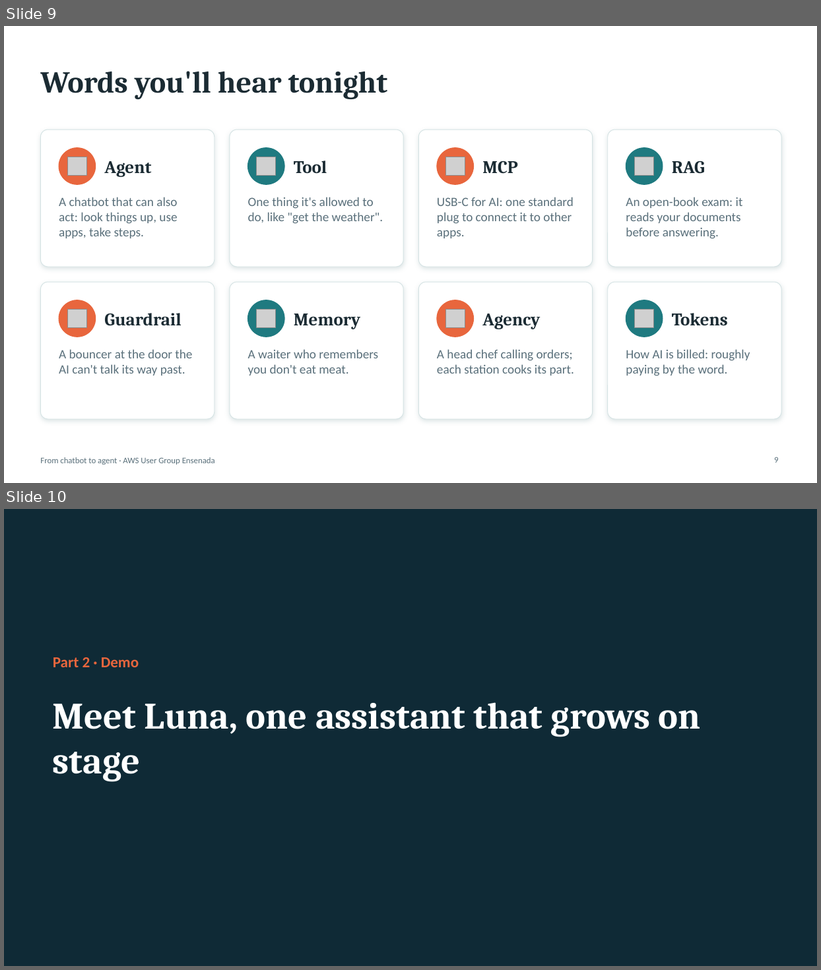
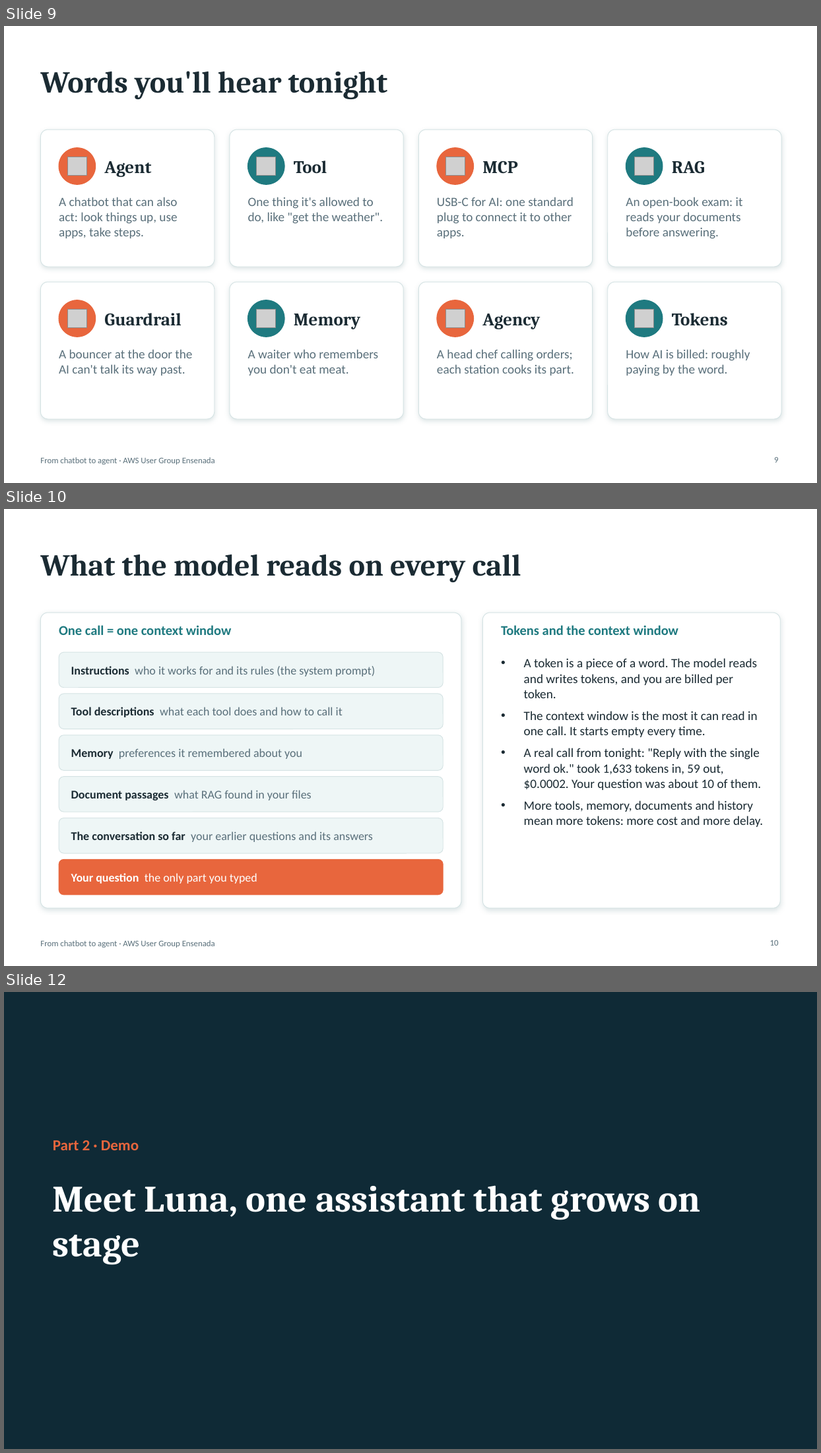
Before and after one commit to aws-ug-ensenada/claude-on-aws-ensenada, a slide deck: docs/slides/claude-on-aws-ensenada.pptx. Shown one above the other, each under a label of ours: slides 9 and 10 before the commit, slides 9, 10 and 12 after it; the slides between them are not shown. The pictures are 821x970 and 821x1453 pixels, drawn with LibreOffice and Linux fonts; fonts in the diff are those of the drawing; grey boxes stand for pictures. Boxes give left, top, right and bottom in pixels: in the first picture for what was removed or moved away, otherwise in the second. Text is boxed around its words. In the diff, an @@ line names an element or a change of style, - is before the commit and + after.

```diff
--- a/docs/slides/claude-on-aws-ensenada.pptx
+++ b/docs/slides/claude-on-aws-ensenada.pptx
@@ slide 10 added at box(4, 509, 817, 966), background #FFFFFF; not listed: 1 template element that a slide beside it also shows @@
@@ title added at box(40, 555, 521, 582), 36 pt, text #1B2B33, bold @@
+What the model reads on every call
@@ rounded rectangle added at box(40, 613, 461, 908), fill #FFFFFF, outline #D5E3E4 0.75 pt @@
@@ text added at box(59, 625, 231, 635), 16 pt, text #1F7A80, bold @@
+One call = one context window
@@ rounded rectangle added at box(483, 613, 781, 908), fill #FFFFFF, outline #D5E3E4 0.75 pt @@
@@ text added at box(501, 625, 679, 635), 16 pt, text #1F7A80, bold @@
+Tokens and the context window
@@ rounded rectangle added at box(59, 652, 443, 688), fill #EEF6F6, outline #D5E3E4 0.75 pt @@
@@ text added at box(71, 666, 375, 677), 14 pt, text #5A707B @@
+Instructions who it works for and its rules (the system prompt)
@@ text added at box(524, 658, 763, 827), 15 pt, text #1B2B33 @@
+• A token is a piece of a word. The model reads and writes tokens, and you are billed per token.
+• The context window is the most it can read in one call. It starts empty every time.
+• A real call from tonight: "Reply with the single word ok." took 1,633 tokens in, 59 out, $0.0002. Your question was about 10 of them.
+• More tools, memory, documents and history mean more tokens: more cost and more delay.
@@ rounded rectangle added at box(59, 694, 443, 729), fill #EEF6F6, outline #D5E3E4 0.75 pt @@
@@ text added at box(71, 707, 343, 718), 14 pt, text #5A707B @@
+Tool descriptions what each tool does and how to call it
@@ rounded rectangle added at box(59, 735, 443, 770), fill #EEF6F6, outline #D5E3E4 0.75 pt @@
@@ text added at box(71, 749, 302, 759), 14 pt, text #5A707B @@
+Memory preferences it remembered about you
@@ rounded rectangle added at box(59, 777, 443, 812), fill #EEF6F6, outline #D5E3E4 0.75 pt @@
@@ text added at box(71, 790, 312, 801), 14 pt, text #5A707B @@
+Document passages what RAG found in your files
@@ rounded rectangle added at box(59, 819, 443, 854), fill #EEF6F6, outline #D5E3E4 0.75 pt @@
@@ text added at box(71, 832, 373, 842), 14 pt, text #5A707B @@
+The conversation so far your earlier questions and its answers
@@ rounded rectangle added at box(59, 859, 443, 895), fill #E8663D, outline #E8663D 0.75 pt @@
@@ text added at box(71, 873, 257, 884), 14 pt, text #FFFFFF @@
+Your question the only part you typed
@@ page number added at box(770, 940, 779, 946), 10 pt, text #5A707B @@
+10
@@ what was slide 10 is now slide 12 @@
```
Also in this commit, not shown: 1 slide changed, 2 other slides added, 7 other files.
